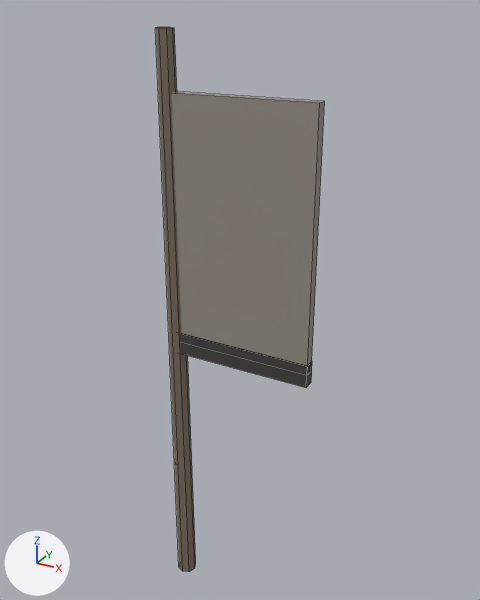
A saved change to the FBX model Assets/Resources/Props/Banner.fbx.
Both versions are drawn from a camera (50 mm lens) standing at (1.51, -2.17, 2.67) and looking at (0.26, 0.09, 1.53). The axes (+X, +Y, +Z) are drawn at lower left. The lights are the same throughout. The older version comes first. Mesh edges are drawn as thin lines.

Script lines for the objects in view, before the commit:
```python
me_banner = bpy.data.meshes.new('Banner')
me_banner.from_pydata(...)  # an 8-sided cylinder along z spanning x -0.05..0.05, y -0.05..0.05, z 0.0..2.6, material slot 1; a box spanning x 0.01..0.63, y -0.02..0.02, z 1.33..2.38, material slot 0; a box spanning x 0.01..0.63, y -0.03..0.03, z 1.27..1.37, material slot 2
me_banner.materials.append(mat_tent_cloth)  # grey #958e84
me_banner.materials.append(mat_wood)  # brown #7e6f5f
me_banner.materials.append(mat_dark)  # dark grey #423f3e
ob_banner = bpy.data.objects.new('Banner', me_banner)
ob_banner.location = (0.0, 0.0, 0.0)
```
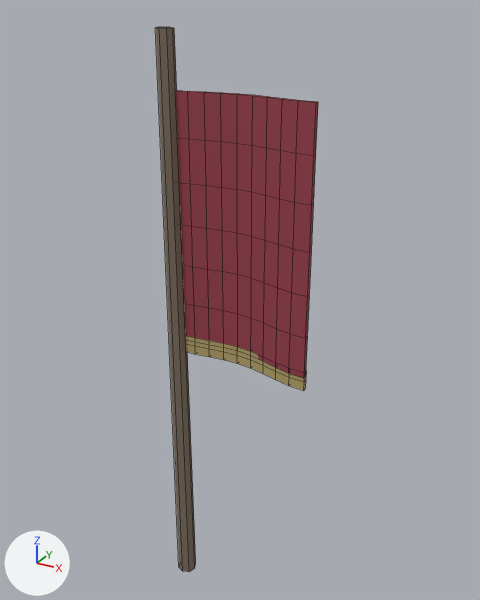
What differs and where, as boxes [x1, y1, x2, y2] in the pictures (480 x 600 px):
'Banner', reshaped: before [156, 27, 325, 572]; after [156, 27, 318, 572]
part 1 of me_banner, rebuilt (8% narrower): before [171, 92, 325, 372]; after [176, 90, 318, 378]
part 2 of me_banner, cut back: before [180, 333, 312, 388]; after [185, 336, 307, 390]

What the commit changed:
Material 'Crimson' (mat_crimson) is new.
Its base color is (0.31, 0.045, 0.07) (red #973c4b).
Its roughness is 0.72.
Material 'Old Gold' (mat_old_gold) is new.
Its base color is (0.455, 0.355, 0.14) (yellow #b4a169).
Its roughness is 0.72.
me_banner is used by ob_banner; location (0.0, 0.0, 0.0).
me_banner had 32 vertices, 22 faces and spanned x -0.05..0.63, y -0.05..0.05, z 0.0..2.6.
me_banner no longer uses material mat_tent_cloth (grey #958e84).
me_banner now has 216 vertices, 206 faces and spans x -0.05..0.63, y -0.05..0.05, z 0.0..2.6.
me_banner part 1: the loose piece of 8 vertices spanning x 0.01..0.63, y -0.02..0.02, z 1.33..2.38 is rebuilt with 140 vertices and now spans x 0.02..0.63, y -0.05..0.04, z 1.33..2.38, in mat_crimson (red #973c4b).
Part 2, on me_banner:
7 vertices are removed from x 0.01..0.63, y -0.03..0.03, z 1.27..1.37.
6 faces are deleted.
20 vertices are added at x 0.02..0.63, y -0.05..0.04, z 1.27..1.31.
20 new vertices lie (0.0, 0.0, 0.04) away from vertices in x 0.02..0.63, y -0.05..0.04, z 1.27..1.31.
19 new vertices lie (0.0, 0.0, 0.04) away from vertices in x 0.02..0.63, y -0.05..0.04, z 1.31.
58 new faces join them, mat_old_gold (yellow #b4a169).
me_banner no longer uses material mat_dark (dark grey #423f3e).
me_banner gains material mat_crimson (red #973c4b).
me_banner gains material mat_old_gold (yellow #b4a169).
